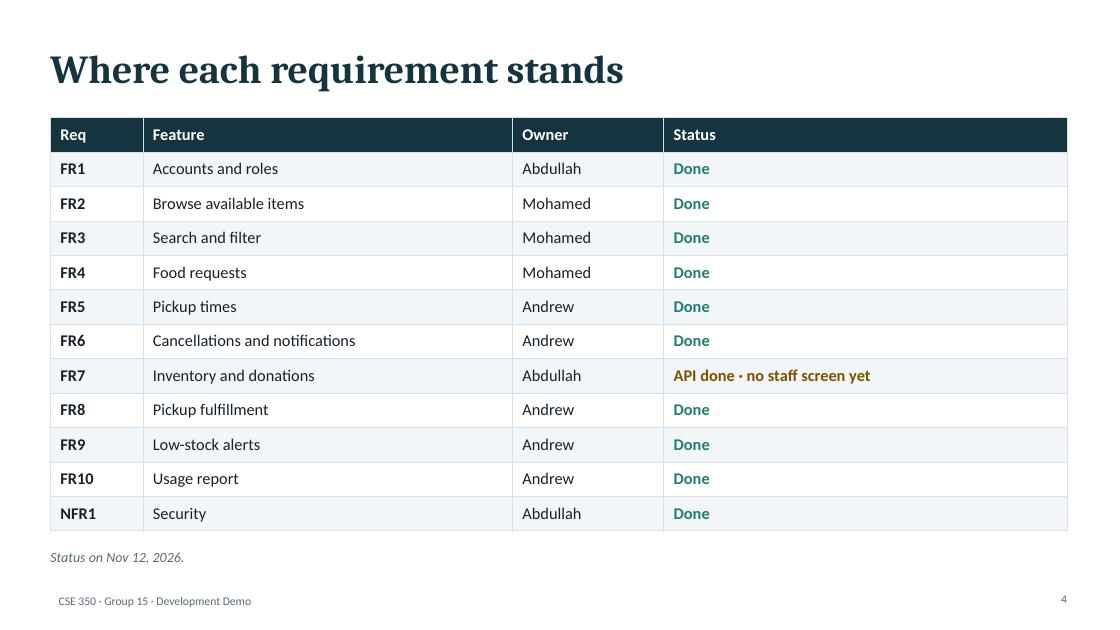
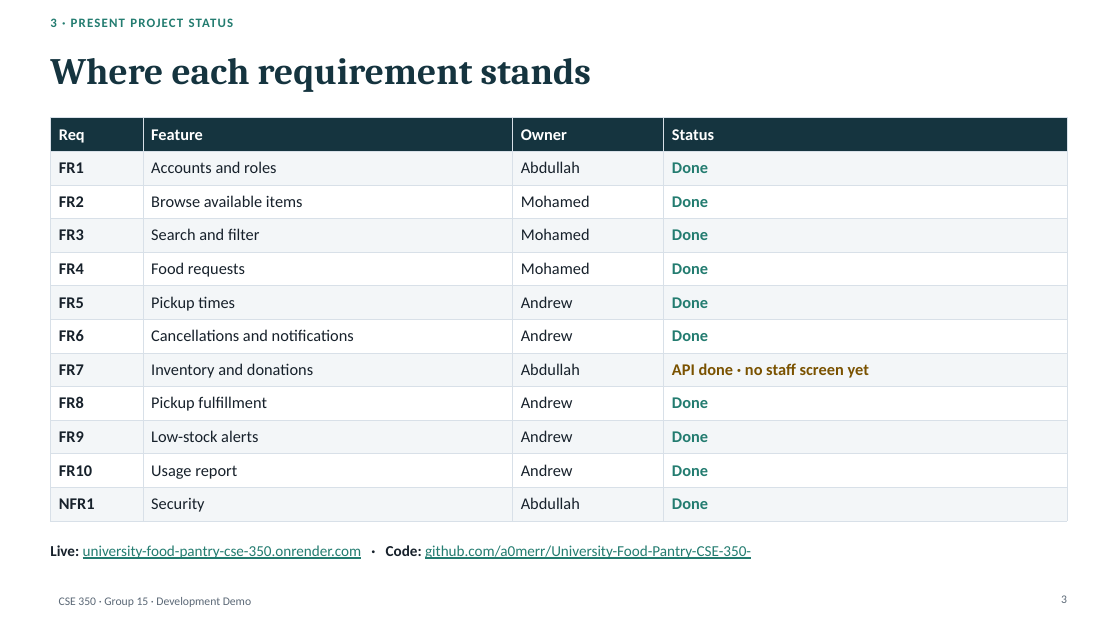
Before and after one commit to a0merr/University-Food-Pantry-CSE-350-, a slide deck: slide 3 of docs/presentation/CSE350_Demo_Deck_DRAFT.pptx (slide 4 before the commit). Drawn at 1120x630 pixels with LibreOffice and Linux fonts; fonts in the diff are those of the drawing. Boxes give left, top, right and bottom in pixels: in the first picture for what was removed or moved away, otherwise in the second. Text is boxed around its words. In the diff, an @@ line names an element or a change of style, - is before the commit and + after.

```diff
--- a/docs/presentation/CSE350_Demo_Deck_DRAFT.pptx
+++ b/docs/presentation/CSE350_Demo_Deck_DRAFT.pptx
@@ text added at (x1=50, y1=18, x2=234, y2=27), 11 pt, text #237C70, bold @@
+3 · PRESENT PROJECT STATUS
@@ title "Where each requirement stands" at (x1=50, y1=58, x2=591, y2=92): size 34 to 32 pt @@
@@ table resized from (x1=50, y1=118, x2=1067, y2=526) to (x1=50, y1=118, x2=1067, y2=516) @@
@@ text removed at (x1=50, y1=552, x2=185, y2=564) @@
-Status on Nov 12, 2026.
@@ text added at (x1=50, y1=545, x2=751, y2=559), 13 pt, text #237C70, underline @@
+Live: university-food-pantry-cse-350.onrender.com · Code: github.com/a0merr/University-Food-Pantry-CSE-350-
@@ page number at (x1=1061, y1=595, x2=1067, y2=603): text changed @@
-4
+3
```
Also in this commit, not shown: 11 other slides changed, 13 slides added, 1 slide removed, 5 other files.
